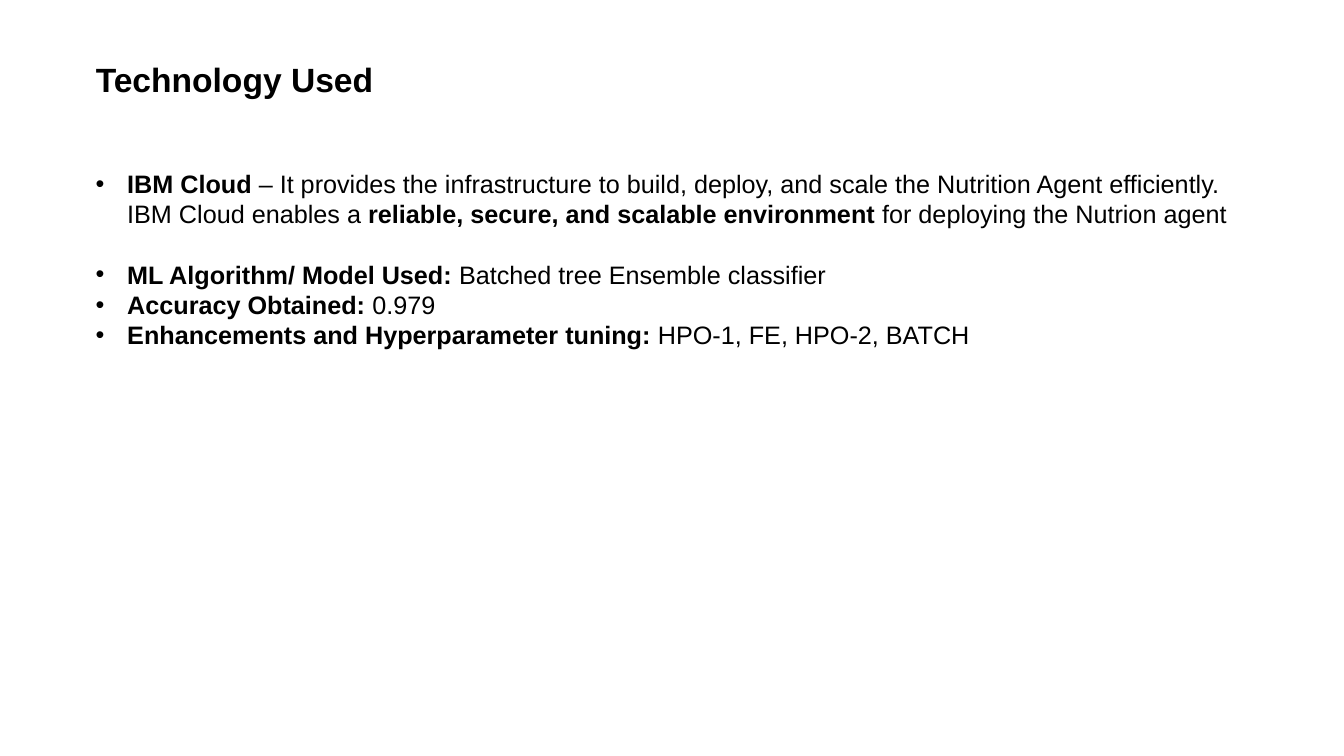
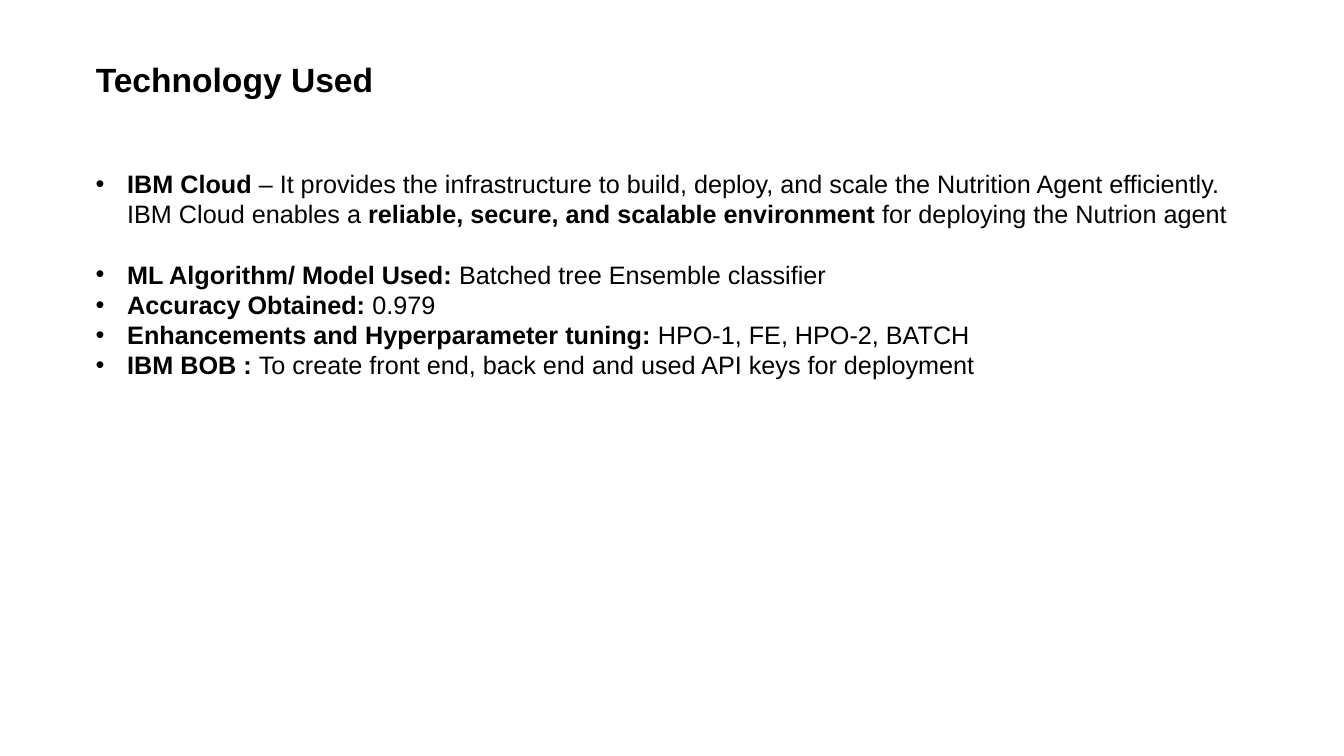
Before and after one commit to shubham20387/IBM-ML-project, a slide deck: slide 5 of ML_PROJECT_PPT.pptx. Drawn at 1344x756 pixels with LibreOffice and Linux fonts; fonts in the diff are those of the drawing. Boxes give left, top, right and bottom in pixels: in the first picture for what was removed or moved away, otherwise in the second. Text is boxed around its words. In the diff, an @@ line names an element or a change of style, - is before the commit and + after.

```diff
--- a/ML_PROJECT_PPT.pptx
+++ b/ML_PROJECT_PPT.pptx
@@ text at [127,355,974,380]: paragraph added @@
+• IBM BOB : To create front end, back end and used API keys for deployment
```
Also in this commit, not shown: 1 other slide changed, 10 slides added, 1 slide removed.
